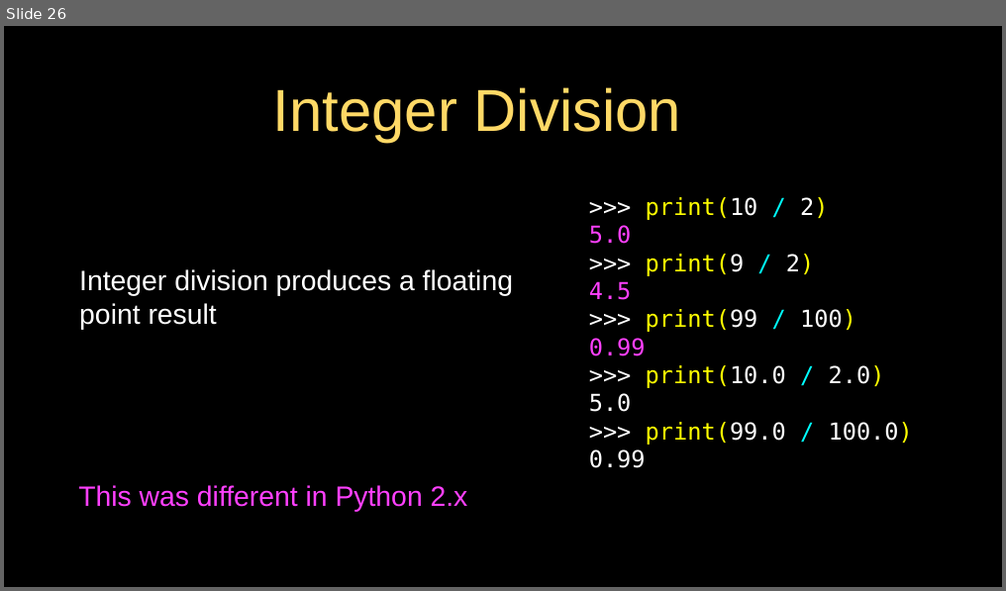
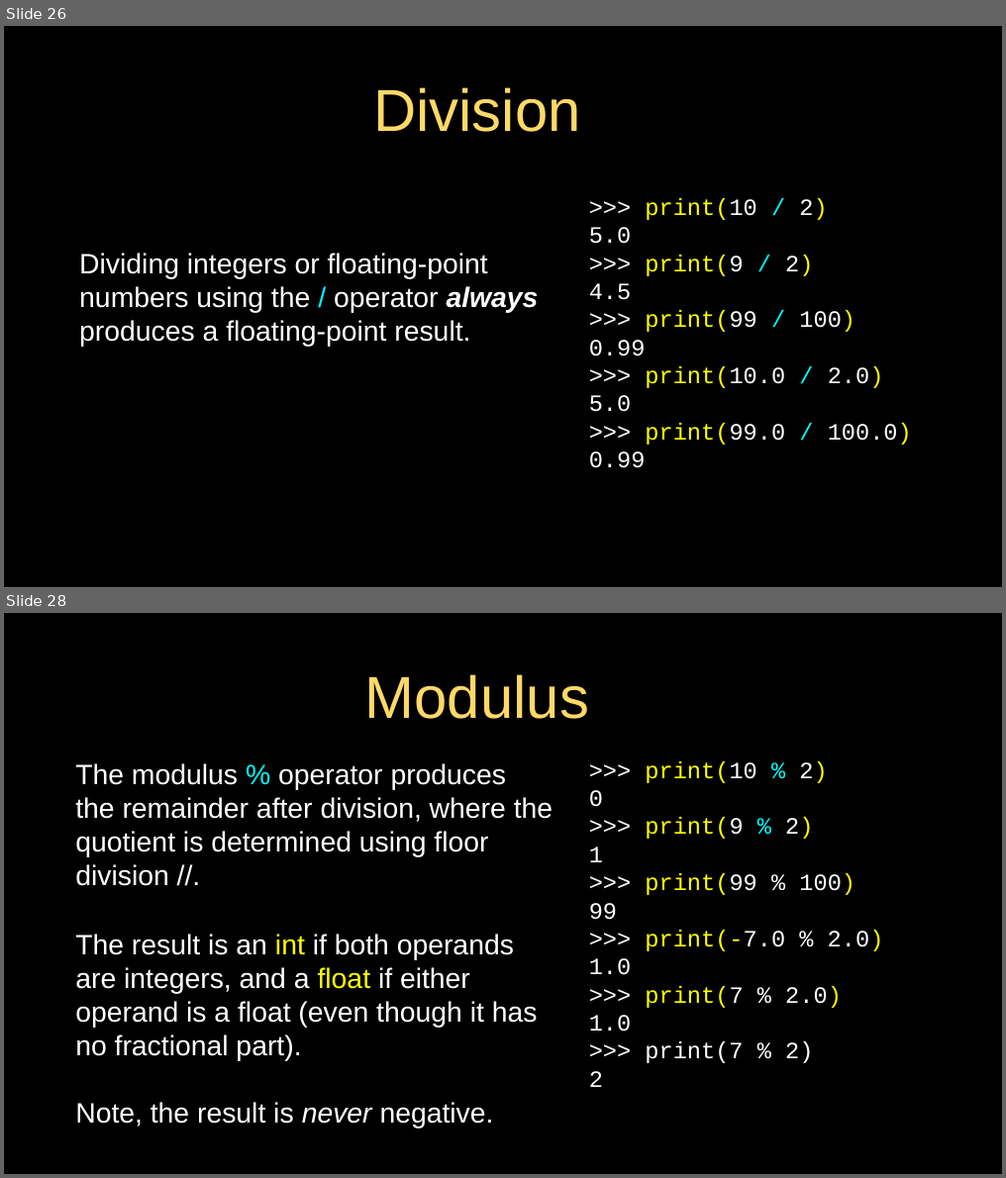
Before and after one commit to csev/py4e, a slide deck: lectures3/Pythonlearn-02-Expressions.pptx. Shown one above the other, each under a label of ours: slide 26 before the commit, slides 26 and 28 after it; the slides between them are not shown. The pictures are 1006x591 and 1006x1178 pixels, drawn with LibreOffice and Linux fonts; fonts in the diff are those of the drawing. Boxes give left, top, right and bottom in pixels: in the first picture for what was removed or moved away, otherwise in the second. Text is boxed around its words. In the diff, an @@ line names an element or a change of style, - is before the commit and + after.

Commit message:
issue-480: Add floor division to 02-Expressions slide deck.

```diff
--- a/lectures3/Pythonlearn-02-Expressions.pptx
+++ b/lectures3/Pythonlearn-02-Expressions.pptx
@@ slide 28 added at <box>4,613,1002,1174</box>, background #000000; not listed: 1 template element that a slide beside it also shows @@
@@ title added at <box>365,674,589,719</box>, 76 pt, text #FFD966 @@
+Modulus
@@ text added at <box>75,763,552,1129</box>, 36 pt, text #FFFFFF @@
+The modulus % operator produces the remainder after division, where the quotient is determined using floor division //.
+The result is an int if both operands are integers, and a float if either operand is a float (even though it has no fractional part).
+Note, the result is never negative.
@@ text added at <box>589,761,884,1087</box>, 30 pt, text #FFFFFF @@
+>>> print(10 % 2)
+0
+>>> print(9 % 2)
+1
+>>> print(99 % 100)
+99
+>>> print(-7.0 % 2.0)
+1.0
+>>> print(7 % 2.0)
+1.0
+>>> print(7 % 2)
+2
@@ slide 26 changed as well @@
@@ title at <box>373,87,580,132</box>: text changed @@
-Integer Division
+Division
@@ text ">>> print(10 / 2)" at <box>589,198,912,469</box>: font DejaVu Sans Mono to Courier New; text colour #FF40FF to #FFFFFF in "5.0", "4.5", "0.99" @@
@@ text at <box>79,253,539,347</box>: text changed @@
-Integer division produces a floating point result
+Dividing integers or floating-point numbers using the / operator always produces a floating-point result.
@@ text removed at <box>78,485,468,512</box> @@
-This was different in Python 2.x
```
Also in this commit, not shown: 29 other slides changed, 1 other slide added, 1 other file.
